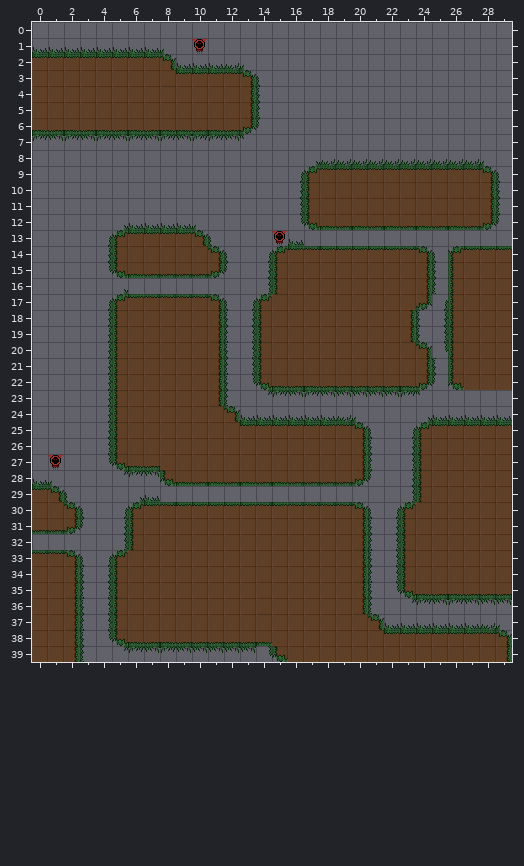
Two versions of a level (Tiled map, levels/6.tmx). This is how it looked before the edit.
Cells are 16x16 px. Shown: x 0..29, y 0..39.
The same view after the edit:
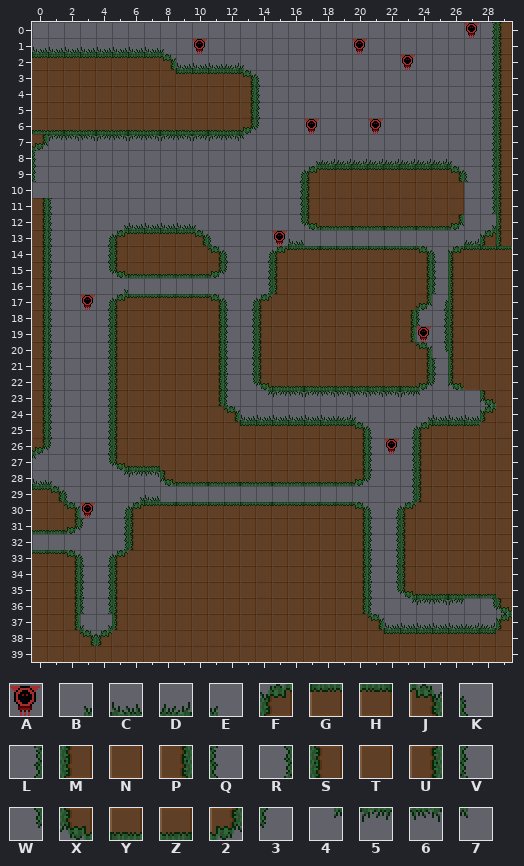
Key: from "enemies": A 0; from "wizwiz": B 148, C 149, D 150, E 151, F 168, G 169, H 170, J 171, K 172, L 187, M 188, N 189, P 191, Q 192, R 207, S 208, T 210, U 211, V 212, W 227, X 228, Y 229, Z 230, 2 231, 3 232, 4 248, 5 249, 6 250, 7 251.
_ is an empty cell.
Tiles replaced or removed in this view: 2, 3, 4, 5, 6, A, C, D, E, G, H, J, K, P, Q, R, T, U, V, W, X, Y, Z.
The exact change:
Changed rows in their new state; . is an unchanged cell.
Layer "Tile Layer 1":
first column x 0:
 0 ...........................ALM
 1 ....................A.......LM
 2 .......................A....LM
 3 ............................LM
 4 ............................LM
 5 ............................LM
 6 .................A...A......LM
 7 256.........................LM
 8 Q.........................E_LM
 9 V.........................JKLM
10 ..........................._LM
11 PQ........................._LM
12 PQ........................2_BM
13 PQ.........................DFS
14 PQ............................
15 PQ............................
16 PQ............................
17 PQ.A..........................
18 PQ............................
19 PQ......................A.....
20 PQ............................
21 PQ............................
22 PQ............................
23 PQ..........................XT
24 PQ..........................FT
25 UV..........................NT
26 23....................A.......
27 7_............................
30 ...A..........................
first column x 2:
35 ...........................T
36 ........................._WX
37 .EB......................D.F
38 TJFTTTTTTTTTT............H.N
39 TTTTTTTTTTTTTT.............T
